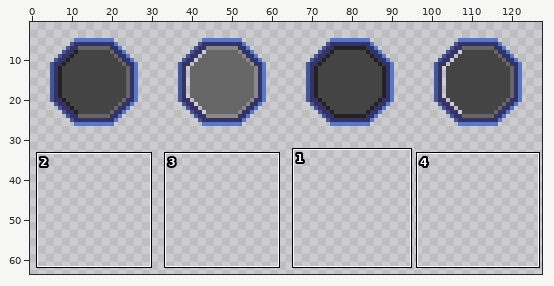
File history of a sprite sheet, umon/art/imgs/butt_01.png. Above, an overview of the earlier version with the close-up marked.
Close-up. Old version:
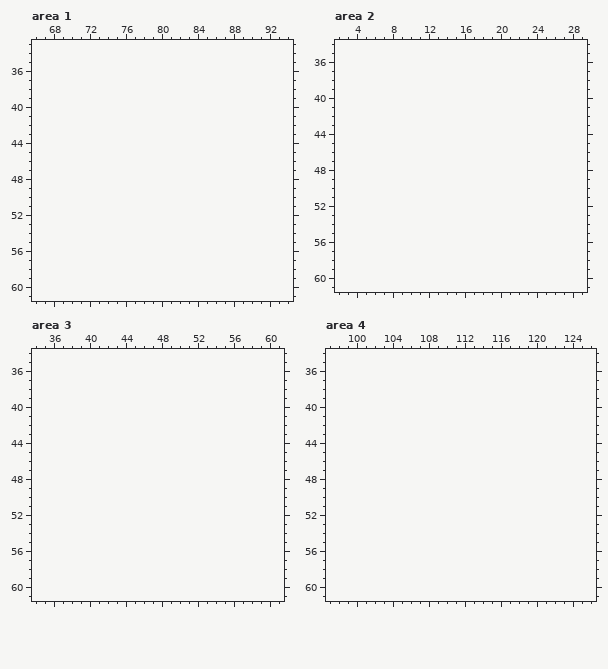
The file is 128x32 pixels. Shown: area 1: x 66..94, y 33..61; area 2: x 2..29, y 34..61; area 3: x 34..61, y 34..61; area 4: x 97..126, y 34..61. The old version is drawn lined up with the new one, on the new canvas. The wide view leaves out empty margins.
Now the later version:
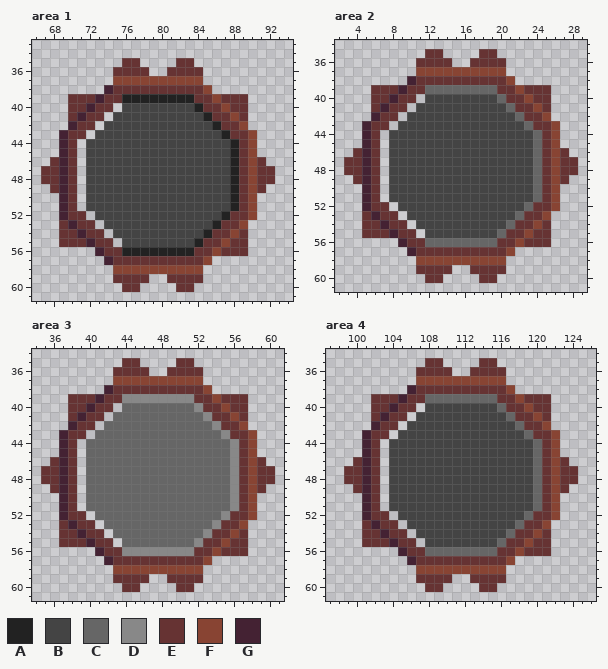
Palette (. is transparent): A #222222  B #444444  C #666666  D #888888  E #663333  F #884433  G #442233
From old to new:
canvas 128x32 -> 128x64
--- area 1
@@ x 66..94 @@
 34 .............................
-35 .............................
-36 .............................
-37 .............................
-38 .............................
-39 .............................
-40 .............................
-41 .............................
-42 .............................
-43 .............................
-44 .............................
-45 .............................
-46 .............................
-47 .............................
-48 .............................
-49 .............................
-50 .............................
-51 .............................
-52 .............................
-53 .............................
-54 .............................
-55 .............................
-56 .............................
-57 .............................
-58 .............................
-59 .............................
-60 .............................
+35 ..........EE....EE...........
+36 .........EEEE..EEEE..........
+37 .........FFFFFFFFFF..........
+38 ........GEEEEEEEEEEF.........
+39 ....EEEGEEAAAAAAAAEEFEEE.....
+40 ....EEGEE.BBBBBBBBAEEFEE.....
+41 ....EGEE.BBBBBBBBBBAEEFE.....
+42 ....GEE.BBBBBBBBBBBBAEEF.....
+43 ...GEE.BBBBBBBBBBBBBBAEEF....
+44 ...GE.BBBBBBBBBBBBBBBBAEF....
+45 ...GE.BBBBBBBBBBBBBBBBAEF....
+46 ..EGE.BBBBBBBBBBBBBBBBAEFE...
+47 .EEGE.BBBBBBBBBBBBBBBBAEFEE..
+48 .EEGE.BBBBBBBBBBBBBBBBAEFEE..
+49 ..EGE.BBBBBBBBBBBBBBBBAEFE...
+50 ...GE.BBBBBBBBBBBBBBBBAEF....
+51 ...GE.BBBBBBBBBBBBBBBBAEF....
+52 ...GEE.BBBBBBBBBBBBBBAEEF....
+53 ...EGEE.BBBBBBBBBBBBAEEF.....
+54 ...EEGEE.BBBBBBBBBBAEEFE.....
+55 ...EEEGEE.BBBBBBBBAEEFEE.....
+56 .......GEEAAAAAAAAEEFEEE.....
+57 ........GEEEEEEEEEEF.........
+58 .........FFFFFFFFFF..........
+59 .........EEEE..EEEE..........
+60 ..........EE....EE...........
 61 .............................
--- area 2
@@ x 2..29 @@
 34 ............................
-35 ............................
-36 ............................
-37 ............................
-38 ............................
-39 ............................
-40 ............................
-41 ............................
-42 ............................
-43 ............................
-44 ............................
-45 ............................
-46 ............................
-47 ............................
-48 ............................
-49 ............................
-50 ............................
-51 ............................
-52 ............................
-53 ............................
-54 ............................
-55 ............................
-56 ............................
-57 ............................
-58 ............................
-59 ............................
-60 ............................
+35 ..........EE....EE..........
+36 .........EEEE..EEEE.........
+37 .........FFFFFFFFFF.........
+38 ........GEEEEEEEEEEF........
+39 ....EEEGEECCCCCCCCEEFEEE....
+40 ....EEGEE.BBBBBBBBCEEFEE....
+41 ....EGEE.BBBBBBBBBBCEEFE....
+42 ....GEE.BBBBBBBBBBBBCEEF....
+43 ...GEE.BBBBBBBBBBBBBBCEEF...
+44 ...GE.BBBBBBBBBBBBBBBBCEF...
+45 ...GE.BBBBBBBBBBBBBBBBCEF...
+46 ..EGE.BBBBBBBBBBBBBBBBCEFE..
+47 .EEGE.BBBBBBBBBBBBBBBBCEFEE.
+48 .EEGE.BBBBBBBBBBBBBBBBCEFEE.
+49 ..EGE.BBBBBBBBBBBBBBBBCEFE..
+50 ...GE.BBBBBBBBBBBBBBBBCEF...
+51 ...GE.BBBBBBBBBBBBBBBBCEF...
+52 ...GEE.BBBBBBBBBBBBBBCEEF...
+53 ...EGEE.BBBBBBBBBBBBCEEF....
+54 ...EEGEE.BBBBBBBBBBCEEFE....
+55 ...EEEGEE.BBBBBBBBCEEFEE....
+56 .......GEECCCCCCCCEEFEEE....
+57 ........GEEEEEEEEEEF........
+58 .........FFFFFFFFFF.........
+59 .........EEEE..EEEE.........
+60 ..........EE....EE..........
 61 ............................
--- area 3
@@ x 34..61 @@
 34 ............................
-35 ............................
-36 ............................
-37 ............................
-38 ............................
-39 ............................
-40 ............................
-41 ............................
-42 ............................
-43 ............................
-44 ............................
-45 ............................
-46 ............................
-47 ............................
-48 ............................
-49 ............................
-50 ............................
-51 ............................
-52 ............................
-53 ............................
-54 ............................
-55 ............................
-56 ............................
-57 ............................
-58 ............................
-59 ............................
-60 ............................
+35 ..........EE....EE..........
+36 .........EEEE..EEEE.........
+37 .........FFFFFFFFFF.........
+38 ........GEEEEEEEEEEF........
+39 ....EEEGEEDDDDDDDDEEFEEE....
+40 ....EEGEE.CCCCCCCCDEEFEE....
+41 ....EGEE.CCCCCCCCCCDEEFE....
+42 ....GEE.CCCCCCCCCCCCDEEF....
+43 ...GEE.CCCCCCCCCCCCCCDEEF...
+44 ...GE.CCCCCCCCCCCCCCCCDEF...
+45 ...GE.CCCCCCCCCCCCCCCCDEF...
+46 ..EGE.CCCCCCCCCCCCCCCCDEFE..
+47 .EEGE.CCCCCCCCCCCCCCCCDEFEE.
+48 .EEGE.CCCCCCCCCCCCCCCCDEFEE.
+49 ..EGE.CCCCCCCCCCCCCCCCDEFE..
+50 ...GE.CCCCCCCCCCCCCCCCDEF...
+51 ...GE.CCCCCCCCCCCCCCCCDEF...
+52 ...GEE.CCCCCCCCCCCCCCDEEF...
+53 ...EGEE.CCCCCCCCCCCCDEEF....
+54 ...EEGEE.CCCCCCCCCCDEEFE....
+55 ...EEEGEE.CCCCCCCCDEEFEE....
+56 .......GEEDDDDDDDDEEFEEE....
+57 ........GEEEEEEEEEEF........
+58 .........FFFFFFFFFF.........
+59 .........EEEE..EEEE.........
+60 ..........EE....EE..........
 61 ............................
--- area 4
@@ x 97..126 @@
 34 ..............................
-35 ..............................
-36 ..............................
-37 ..............................
-38 ..............................
-39 ..............................
-40 ..............................
-41 ..............................
-42 ..............................
-43 ..............................
-44 ..............................
-45 ..............................
-46 ..............................
-47 ..............................
-48 ..............................
-49 ..............................
-50 ..............................
-51 ..............................
-52 ..............................
-53 ..............................
-54 ..............................
-55 ..............................
-56 ..............................
-57 ..............................
-58 ..............................
-59 ..............................
-60 ..............................
+35 ...........EE....EE...........
+36 ..........EEEE..EEEE..........
+37 ..........FFFFFFFFFF..........
+38 .........GEEEEEEEEEEF.........
+39 .....EEEGEECCCCCCCCEEFEEE.....
+40 .....EEGEE.BBBBBBBBCEEFEE.....
+41 .....EGEE.BBBBBBBBBBCEEFE.....
+42 .....GEE.BBBBBBBBBBBBCEEF.....
+43 ....GEE.BBBBBBBBBBBBBBCEEF....
+44 ....GE.BBBBBBBBBBBBBBBBCEF....
+45 ....GE.BBBBBBBBBBBBBBBBCEF....
+46 ...EGE.BBBBBBBBBBBBBBBBCEFE...
+47 ..EEGE.BBBBBBBBBBBBBBBBCEFEE..
+48 ..EEGE.BBBBBBBBBBBBBBBBCEFEE..
+49 ...EGE.BBBBBBBBBBBBBBBBCEFE...
+50 ....GE.BBBBBBBBBBBBBBBBCEF....
+51 ....GE.BBBBBBBBBBBBBBBBCEF....
+52 ....GEE.BBBBBBBBBBBBBBCEEF....
+53 ....EGEE.BBBBBBBBBBBBCEEF.....
+54 ....EEGEE.BBBBBBBBBBCEEFE.....
+55 ....EEEGEE.BBBBBBBBCEEFEE.....
+56 ........GEECCCCCCCCEEFEEE.....
+57 .........GEEEEEEEEEEF.........
+58 ..........FFFFFFFFFF..........
+59 ..........EEEE..EEEE..........
+60 ...........EE....EE...........
 61 ..............................
Changed places in both close-ups, as pixel boxes (x1, y1, x2, y2):
added: (41, 58, 275, 292)
added: (344, 49, 578, 283)
added: (41, 358, 275, 592)
added: (344, 358, 578, 592)
